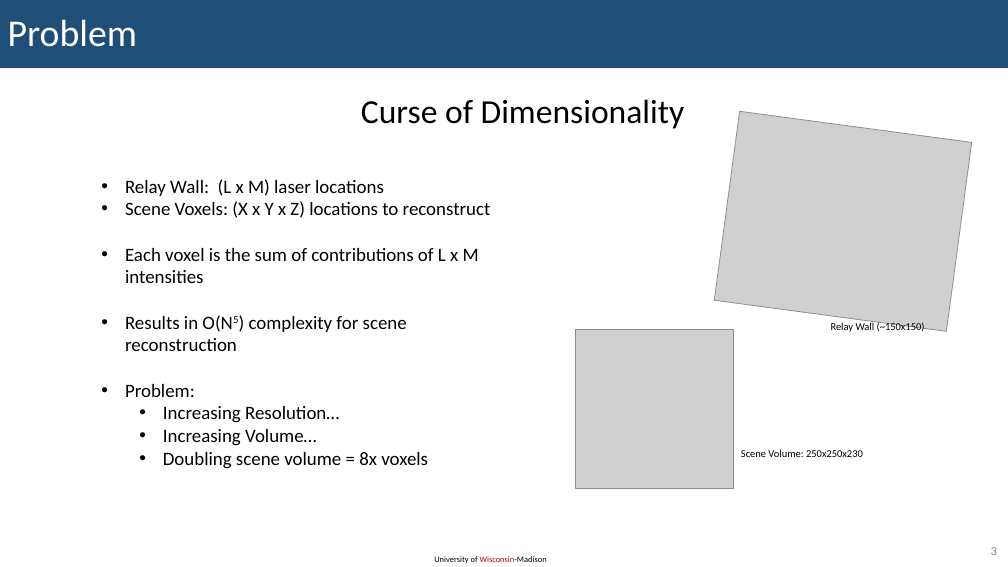
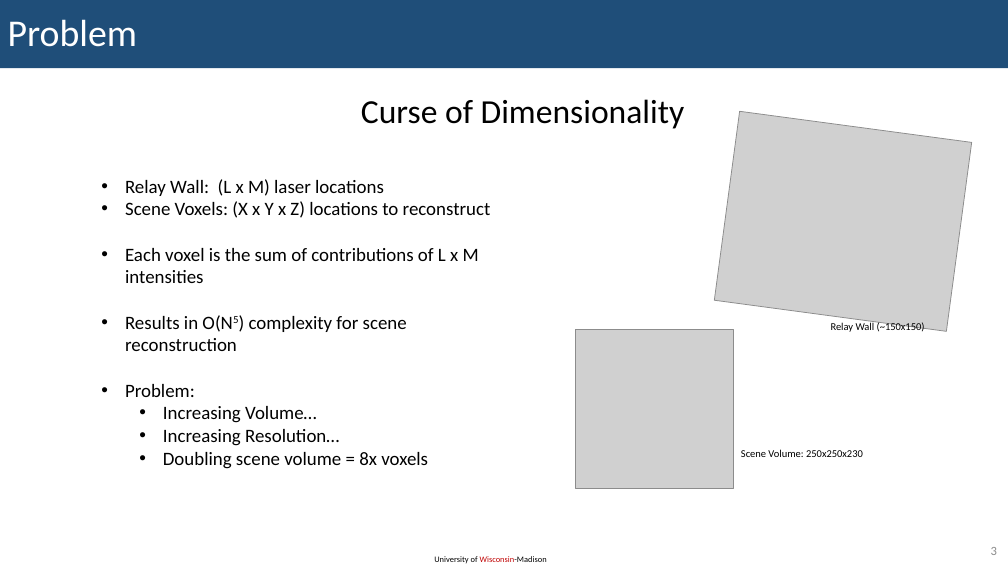
Before and after one commit to elbrandt/ECE901_Project, a slide deck: slide 3 of Presentation/BrandtEric_ECE901_FinalPresentation.pptx. Drawn at 1008x567 pixels with LibreOffice and Linux fonts; fonts in the diff are those of the drawing; grey boxes stand for pictures. Boxes give left, top, right and bottom in pixels: in the first picture for what was removed or moved away, otherwise in the second. Text is boxed around its words. In the diff, an @@ line names an element or a change of style, - is before the commit and + after.

```diff
--- a/Presentation/BrandtEric_ECE901_FinalPresentation.pptx
+++ b/Presentation/BrandtEric_ECE901_FinalPresentation.pptx
@@ text at (163, 406, 317, 423): paragraph added @@
+  • Increasing Volume…
@@ text at (163, 429, 317, 446): paragraph removed @@
-  • Increasing Volume…
```
Also in this commit, not shown: 4 other slides changed, 1 other file.
